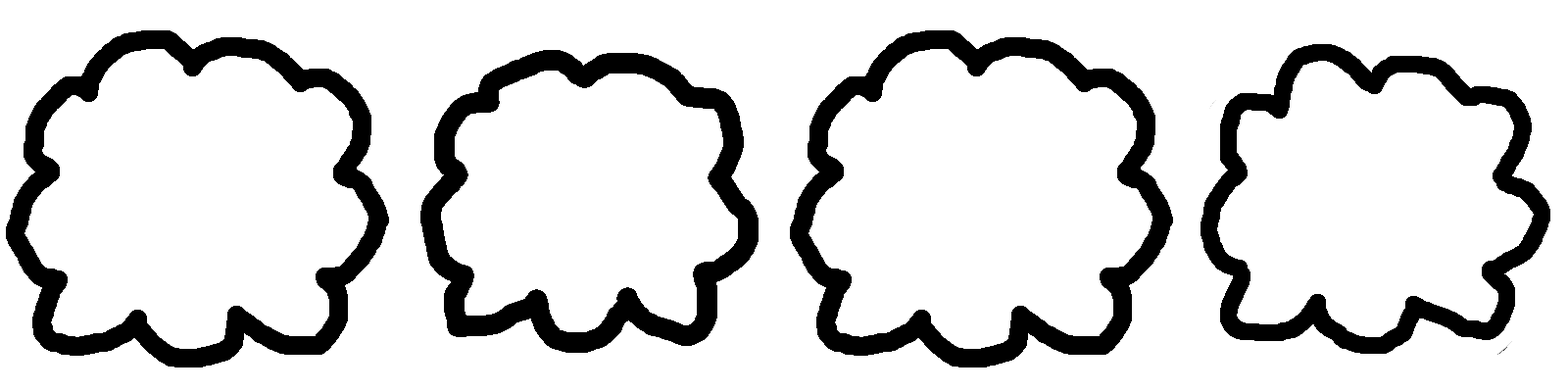
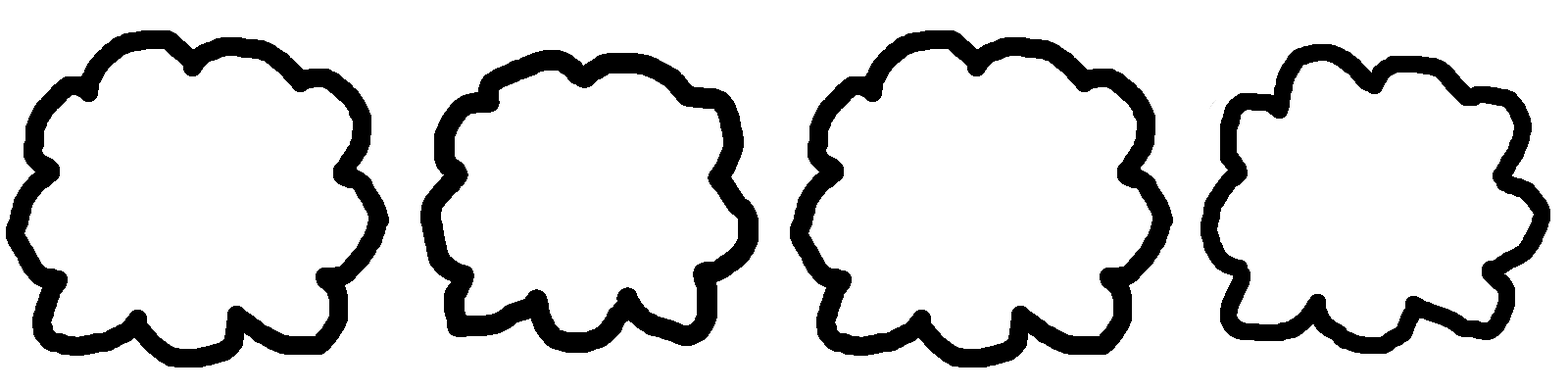
Before/after of a 1568 × 392 layered artwork. What changed in the layer stack:
painted on "CloudSprite" over [1496, 341, 1513, 355]
